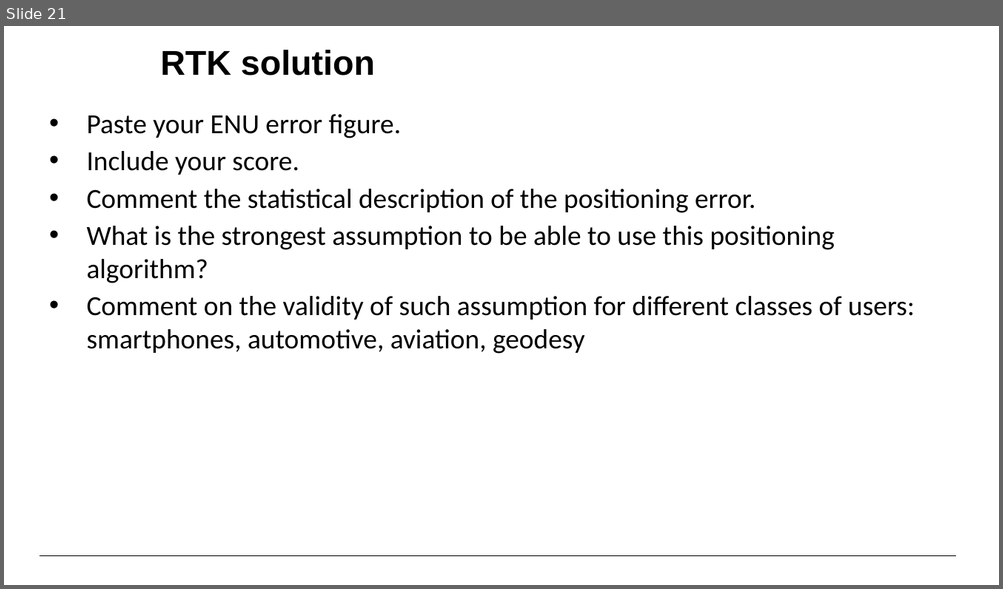
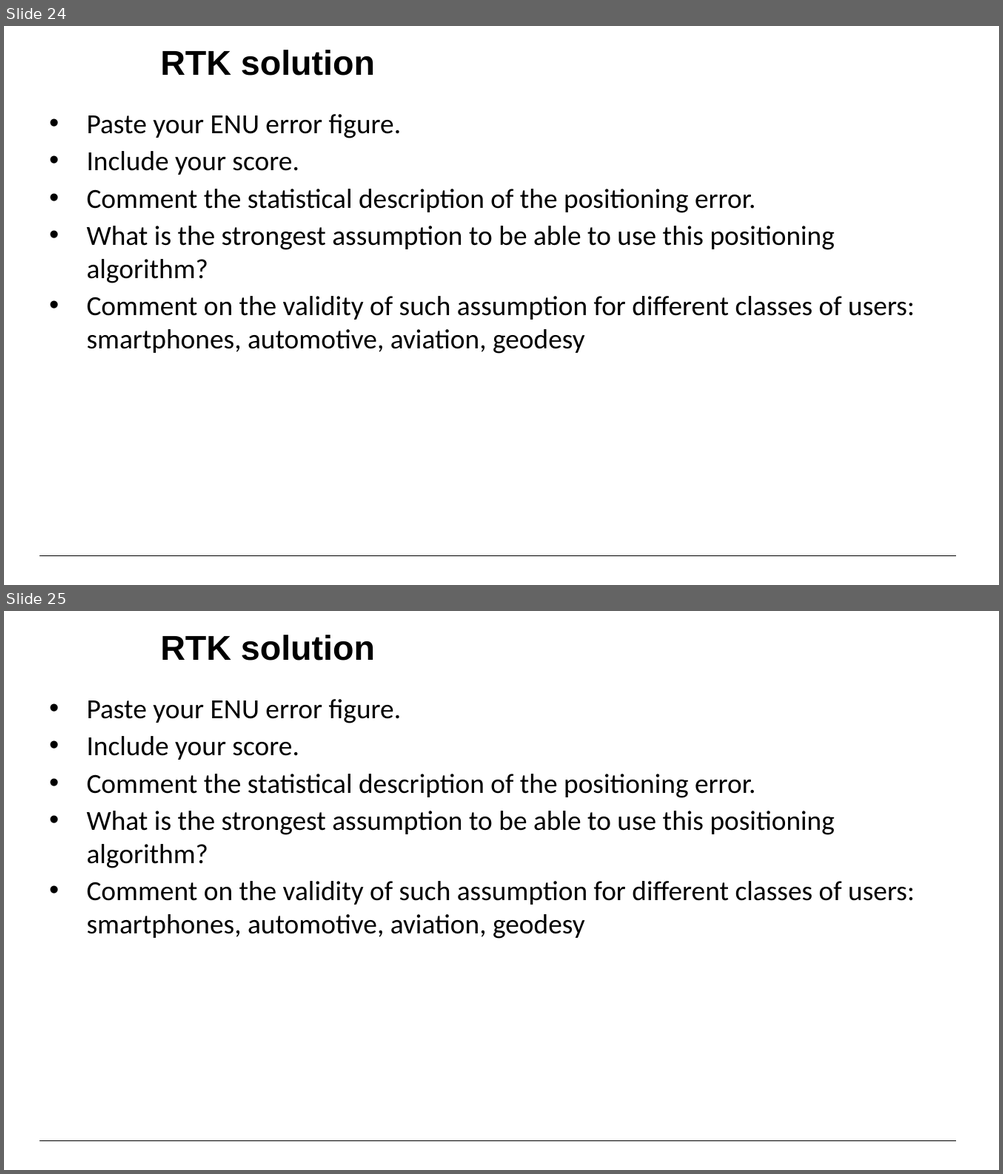
Before and after one commit to plutonheaven/prx-practical-lab, a slide deck: instructions/GNSS positioning algo - answers.pptx. Shown one above the other, each under a label of ours: slide 21 before the commit, slides 24 and 25 after it. The pictures are 1003x589 and 1003x1174 pixels, drawn with LibreOffice and Linux fonts; fonts in the diff are those of the drawing; background and template pictures are left out. Boxes give left, top, right and bottom in pixels: in the first picture for what was removed or moved away, otherwise in the second. Text is boxed around its words. In the diff, an @@ line names an element or a change of style, - is before the commit and + after.

```diff
--- a/instructions/GNSS positioning algo - answers.pptx
+++ b/instructions/GNSS positioning algo - answers.pptx
@@ slide 25 added at (4,611,999,1170), background #FFFFFF; not listed: 1 template element that a slide beside it also shows @@
@@ title added at (160,635,375,661), 25 pt, text #000000, bold @@
+RTK solution
@@ text added at (87,699,914,939), 20 pt, text #000000 @@
+• Paste your ENU error figure.
+• Include your score.
+• Comment the statistical description of the positioning error.
+• What is the strongest assumption to be able to use this positioning algorithm?
+• Comment on the validity of such assumption for different classes of users: smartphones, automotive, aviation, geodesy
@@ what was slide 21 is now slide 24 @@
```
Also in this commit, not shown: 1 slide changed, 4 other slides added, 3 other files.
